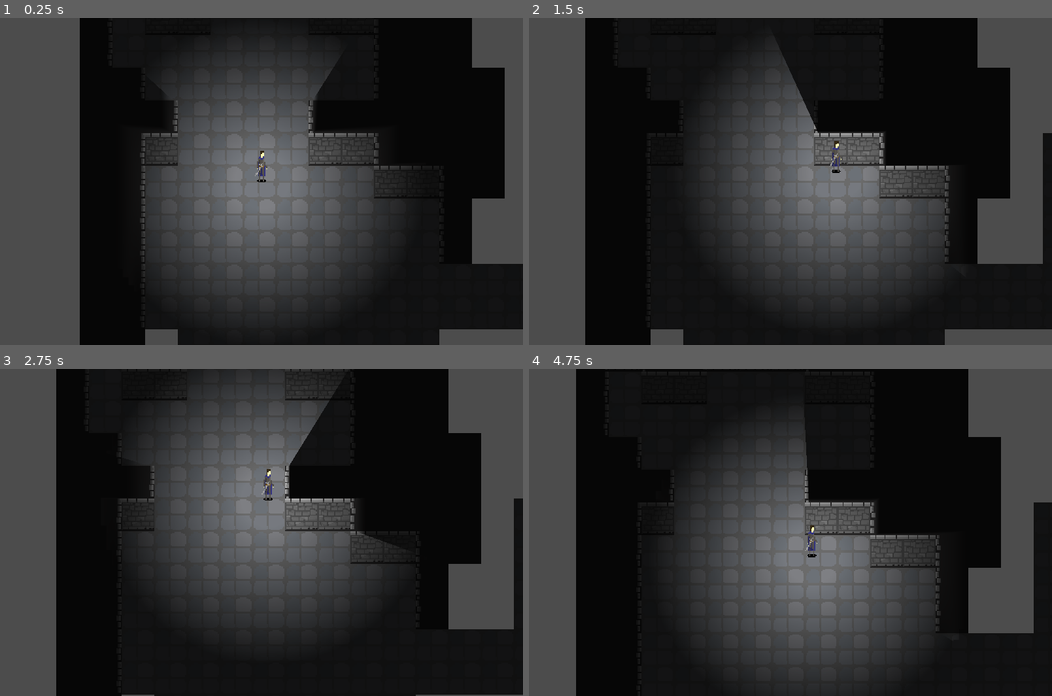
Above: before the commit, frames 1-4 (two rows, left to right).
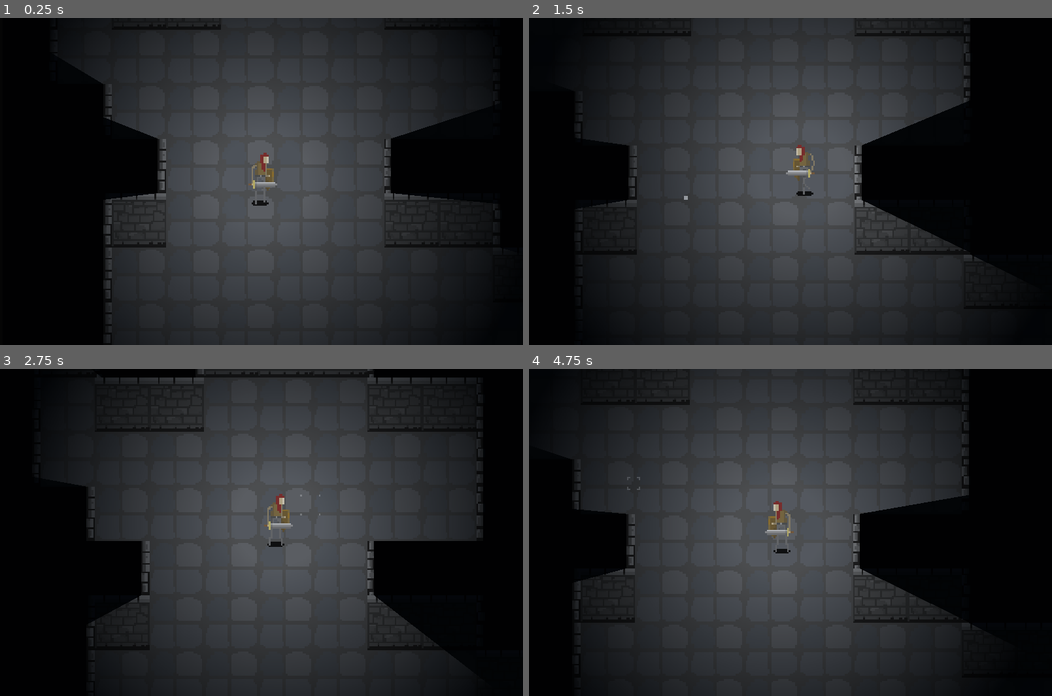
Above: after the commit, the same moments.

Repository: jonlemur/GDRPG
Game: Godot game, scene res://test.tscn
The game is run twice, just before and just after one commit, with the same random seed, the same clock (stepped at 60 frames per second) and the same inputs.
Inputs (mouse positions are in pixels of both pictures, inside the frame that each line leads up to):
- Up to frame 1 (0.25 s): no input
- Up to frame 2 (1.5 s): tap Enter at 0.5 s; move the mouse to (905, 165) at 0.52 s; click (905, 165) at 0.67 s; move the mouse to (685, 197) at 1.27 s; click (685, 197) at 1.42 s
- Up to frame 3 (2.75 s): move the mouse to (313, 460) at 2.02 s; click (313, 460) at 2.17 s
- Up to frame 4 (4.75 s): move the mouse to (764, 597) at 2.77 s; click (764, 597) at 2.92 s; move the mouse to (947, 581) at 3.52 s; click (947, 581) at 3.67 s; move the mouse to (633, 483) at 4.27 s; click (633, 483) at 4.42 s

The runs differ from the first frame. In frame 1, 45% of the frame differs, in the area x 0-100%, y 0-100%; in frame 2, 56%; in frame 3, 50%; in frame 4, 56%.

Commit message:
sprint 1

Diff:
--- a/Test/NavTestD.gd
+++ b/Test/NavTestD.gd
@@ -1,13 +1,20 @@
 extends Navigation2D
 
 # Global variables
-const SPEED = 100.0
+const SPEED = 60.0
 
 var begin = Vector2()
 var end = Vector2()
 var path = []
 
+
+onready var player = get_node("player")
+onready var playerAnim = get_node("player/AnimatedSprite")
+
+onready var clickAnim = preload("res://sceneAssets/clickAnim.tscn")
+
 func _ready():
+	#var player = get_node("player")
 	pass
 
 func _process(delta):
@@ -25,13 +32,15 @@
 				to_walk = 0
 
 		var atpos = path[path.size() - 1]
-		$agent.position = atpos
+		player.position = atpos
 
 		if path.size() < 2:
 			path = []
 			set_process(false)
+			playerAnim.play("idle")
 	else:
 		set_process(false)
+		playerAnim.play("idle")
 
 
 func _update_path():
@@ -44,14 +53,25 @@
 
 func _input(event):
 	if event is InputEventMouseButton and event.pressed and event.button_index == 1:
-		begin = $agent.position
+		begin = player.position
 
 		#print(get_node("agent/Camera2D").get_local_mouse_position())
-		var mPos = get_node("agent/Camera2D").get_global_mouse_position()
+		var mPos = get_node("player/Camera2D").get_global_mouse_position()
+
+
+		playerAnim.play("walk")
+		if mPos.x < player.position.x:
+			playerAnim.flip_h  =true
+		else:
+			playerAnim.flip_h  =false
+
+		#make click animation
+		var clickA  = clickAnim.instance()
+		add_child(clickA)
+		clickA.position = mPos
 
 		# Mouse to local navigation coordinates
 		#print(event.position)
 		end = mPos - position
 		#end = event.position - position
-		print(end)
 		_update_path()
--- a/Test/project.godot
+++ b/Test/project.godot
@@ -31,4 +31,5 @@
 quality/intended_usage/framebuffer_allocation=1
 quality/filters/use_nearest_mipmap_filter=true
 quality/filters/anisotropic_filter_level=1
+environment/default_clear_color=Color( 0.0195313, 0.0195313, 0.0195313, 1 )
 environment/default_environment="res://default_env.tres"
--- /dev/null
+++ b/Test/sceneAssets/clickAnim.gd
@@ -0,0 +1,16 @@
+extends Node2D
+
+onready var animNode = get_node("AnimatedSprite")
+
+var wait = 0
+
+func _ready():
+	animNode.play("default")
+
+
+func _process(delta):
+	#if (animNode.playing == true):
+		#print("stopped playing")
+	wait +=1
+	if wait == 40:
+		get_parent().remove_child(self)
--- /dev/null
+++ b/Test/sceneAssets/clickAnim.tscn
@@ -0,0 +1,28 @@
+[gd_scene load_steps=10 format=2]
+
+[ext_resource path="res://sceneAssets/clickAnim.gd" type="Script" id=1]
+[ext_resource path="res://sceneAssets/spriteImages/clickAnim0000.png" type="Texture" id=2]
+[ext_resource path="res://sceneAssets/spriteImages/clickAnim0001.png" type="Texture" id=3]
+[ext_resource path="res://sceneAssets/spriteImages/clickAnim0002.png" type="Texture" id=4]
+[ext_resource path="res://sceneAssets/spriteImages/clickAnim0003.png" type="Texture" id=5]
+[ext_resource path="res://sceneAssets/spriteImages/clickAnim0004.png" type="Texture" id=6]
+[ext_resource path="res://sceneAssets/spriteImages/clickAnim0005.png" type="Texture" id=7]
+[ext_resource path="res://sceneAssets/spriteImages/clickAnim0006.png" type="Texture" id=8]
+
+[sub_resource type="SpriteFrames" id=1]
+
+animations = [ {
+"frames": [ ExtResource( 2 ), ExtResource( 3 ), ExtResource( 4 ), ExtResource( 5 ), ExtResource( 6 ), ExtResource( 7 ), ExtResource( 8 ) ],
+"loop": false,
+"name": "default",
+"speed": 10.0
+} ]
+
+[node name="Node2D" type="Node2D"]
+
+script = ExtResource( 1 )
+
+[node name="AnimatedSprite" type="AnimatedSprite" parent="." index="0"]
+
+frames = SubResource( 1 )
+animation = "default"
--- a/Test/test.tscn
+++ b/Test/test.tscn
@@ -1,12 +1,30 @@
-[gd_scene load_steps=6 format=2]
+[gd_scene load_steps=11 format=2]
 
 [ext_resource path="res://testMain.gd" type="Script" id=1]
 [ext_resource path="res://NavTestD.gd" type="Script" id=2]
 [ext_resource path="res://dungeon_tileset01.res" type="TileSet" id=3]
-[ext_resource path="res://Sprite-0001.png" type="Texture" id=4]
-[ext_resource path="res://light.png" type="Texture" id=5]
+[ext_resource path="res://sceneAssets/player/player_idle.png" type="Texture" id=4]
+[ext_resource path="res://sceneAssets/player/walkAnim0000.png" type="Texture" id=5]
+[ext_resource path="res://sceneAssets/player/walkAnim0001.png" type="Texture" id=6]
+[ext_resource path="res://sceneAssets/player/walkAnim0002.png" type="Texture" id=7]
+[ext_resource path="res://sceneAssets/player/walkAnim0003.png" type="Texture" id=8]
+[ext_resource path="res://light.png" type="Texture" id=9]
 
-[node name="Node2D" type="Node2D"]
+[sub_resource type="SpriteFrames" id=1]
+
+animations = [ {
+"frames": [ ExtResource( 4 ) ],
+"loop": true,
+"name": "idle",
+"speed": 5.0
+}, {
+"frames": [ ExtResource( 5 ), ExtResource( 6 ), ExtResource( 7 ), ExtResource( 8 ) ],
+"loop": true,
+"name": "walk",
+"speed": 4.0
+} ]
+
+[node name="Node2D" type="Node2D" index="0"]
 
 script = ExtResource( 1 )
 _sections_unfolded = [ "Material", "Pause", "Transform" ]
@@ -37,21 +55,50 @@
 tile_data = PoolIntArray( -65535, 13, 0, -65534, 13, 0, -65533, 13, 0, -65532, 13, 0, -65531, 13, 0, -65530, 13, 0, -65 …(3299 unchanged characters)…
 _sections_unfolded = [ "Cell" ]
 
-[node name="agent" type="Sprite" parent="Navigation2D" index="1"]
+[node name="player" type="Node2D" parent="Navigation2D" index="1"]
 
-position = Vector2( 209.756, 207.475 )
-texture = ExtResource( 4 )
-offset = Vector2( 0.53299, -15.1191 )
-region_enabled = true
-region_rect = Rect2( 0, 0, 32, 32 )
-_sections_unfolded = [ "Animation", "Region" ]
+position = Vector2( 185.061, 166.943 )
 
-[node name="Camera2D" type="Camera2D" parent="Navigation2D/agent" index="0"]
+[node name="AnimatedSprite" type="AnimatedSprite" parent="Navigation2D/player" index="0"]
 
+position = Vector2( 0.229752, 0.616043 )
+frames = SubResource( 1 )
+animation = "idle"
+offset = Vector2( -0.229752, -16.1456 )
+
+[node name="Light2D" type="Light2D" parent="Navigation2D/player" index="1"]
+
+position = Vector2( -0.292343, -14.509 )
+enabled = true
+editor_only = false
+texture = ExtResource( 9 )
+offset = Vector2( 0, 0 )
+texture_scale = 0.7
+color = Color( 1, 1, 1, 1 )
+energy = 0.9
+mode = 0
+range_height = 0.0
+range_z_min = -1024
+range_z_max = 1024
+range_layer_min = 0
+range_layer_max = 0
+range_item_cull_mask = 1
+shadow_enabled = true
+shadow_color = Color( 0, 0, 0, 0.469608 )
+shadow_buffer_size = 2048
+shadow_gradient_length = 0.0
+shadow_filter = 0
+shadow_filter_smooth = 1.2
+shadow_item_cull_mask = 1
+_sections_unfolded = [ "Shadow" ]
+
+[node name="Camera2D" type="Camera2D" parent="Navigation2D/player" index="2"]
+
+position = Vector2( -1.1813, -13.8008 )
 anchor_mode = 1
 rotating = false
 current = false
-zoom = Vector2( 0.5, 0.5 )
+zoom = Vector2( 0.3, 0.3 )
 limit_left = -10000000
 limit_top = -10000000
 limit_right = 10000000
@@ -63,39 +110,15 @@
 smoothing_speed = 5.0
 offset_v = 0.0
 offset_h = 0.0
-drag_margin_left = 0.2
-drag_margin_top = 0.2
-drag_margin_right = 0.2
-drag_margin_bottom = 0.2
+drag_margin_left = 0.06
+drag_margin_top = 0.06
+drag_margin_right = 0.06
+drag_margin_bottom = 0.06
 editor_draw_screen = true
 editor_draw_limits = false
 editor_draw_drag_margin = false
-
-[node name="Light2D" type="Light2D" parent="Navigation2D/agent" index="1"]
-
-enabled = true
-editor_only = false
-texture = ExtResource( 5 )
-offset = Vector2( 0, 0 )
-texture_scale = 0.7
-color = Color( 1, 1, 1, 1 )
-energy = 1.0
-mode = 0
-range_height = 0.0
-range_z_min = -1024
-range_z_max = 1024
-range_layer_min = 0
-range_layer_max = 0
-range_item_cull_mask = 1
-shadow_enabled = true
-shadow_color = Color( 0, 0, 0, 0.469608 )
-shadow_buffer_size = 2048
-shadow_gradient_length = 0.4
-shadow_filter = 0
-shadow_filter_smooth = 1.2
-shadow_item_cull_mask = 1
-_sections_unfolded = [ "Shadow" ]
+_sections_unfolded = [ "Drag Margin" ]
 
 [node name="CanvasModulate" type="CanvasModulate" parent="." index="1"]
 
-color = Color( 0.179688, 0.179688, 0.179688, 1 )
+color = Color( 0.0324097, 0.0489922, 0.0703125, 1 )
--- a/Test/testMain.gd
+++ b/Test/testMain.gd
@@ -3,6 +3,6 @@
 
 func _ready():
 
-	var cam = get_node("Navigation2D/agent/Camera2D")
+	var cam = get_node("Navigation2D/player/Camera2D")
 	cam.make_current()
 	#pass
Binary file removed: Test/Sprite-0001.png
Binary file added: Test/sceneAssets/player/player_idle.png
Not shown, added: Test/sceneAssets/player/player_idle.png.import
Binary file added: Test/sceneAssets/player/walkAnim0000.png
Not shown, added: Test/sceneAssets/player/walkAnim0000.png.import
Binary file added: Test/sceneAssets/player/walkAnim0001.png
Not shown, added: Test/sceneAssets/player/walkAnim0001.png.import
Binary file added: Test/sceneAssets/player/walkAnim0002.png
Not shown, added: Test/sceneAssets/player/walkAnim0002.png.import
Binary file added: Test/sceneAssets/player/walkAnim0003.png
Not shown, added: Test/sceneAssets/player/walkAnim0003.png.import
Binary file added: Test/sceneAssets/spriteImages/clickAnim0000.png
(and 30 more such lines)
